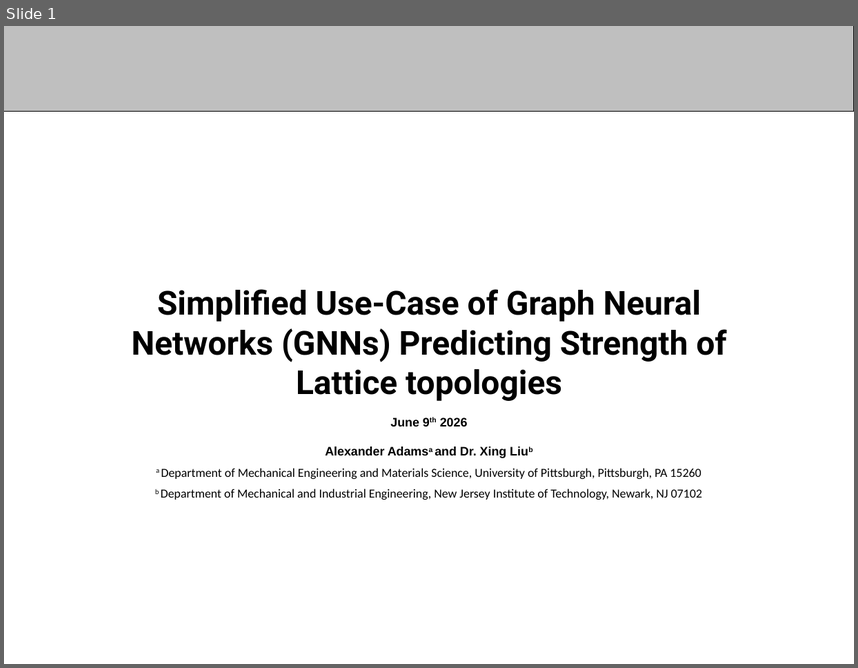
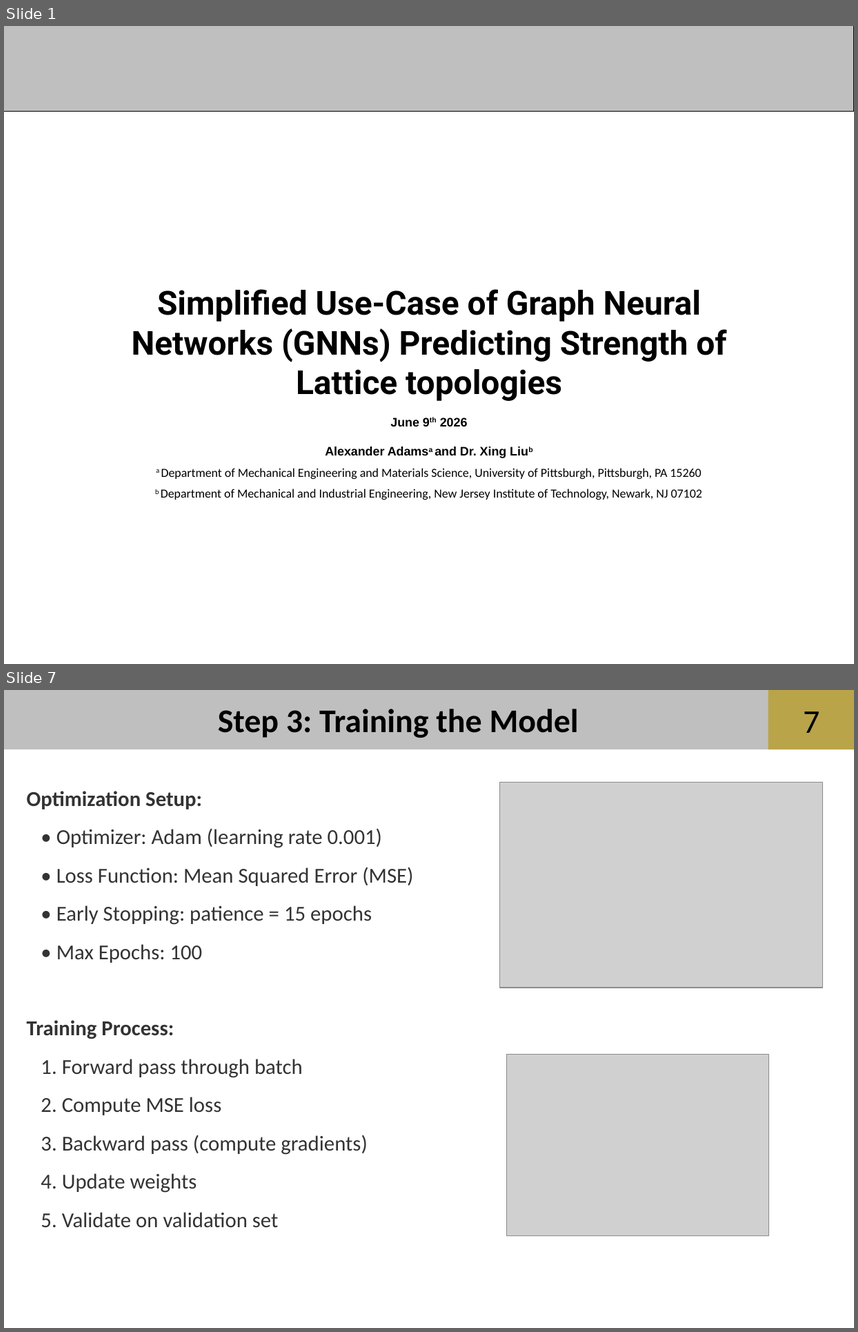
Before and after one commit to aadams2006/NSF-REU-Summer-26, a slide deck: powerpoints/6-2 REU - Copy.pptx. Shown one above the other, each under a label of ours: slide 1 before the commit, slides 1 and 7 after it; the slides between them are not shown. The pictures are 858x668 and 858x1332 pixels, drawn with LibreOffice and Linux fonts; fonts in the diff are those of the drawing; grey boxes stand for pictures; background and template pictures are left out. Boxes give left, top, right and bottom in pixels: in the first picture for what was removed or moved away, otherwise in the second. Text is boxed around its words. In the diff, an @@ line names an element or a change of style, - is before the commit and + after.

```diff
--- a/powerpoints/6-2 REU - Copy.pptx
+++ b/powerpoints/6-2 REU - Copy.pptx
@@ slide 7 added at (4,690,854,1328), background #FFFFFF; not listed: 2 template elements that a slide beside it also shows @@
@@ text added at (218,709,579,738), 28 pt, text #000000, bold @@
+Step 3: Training the Model
@@ page number added at (803,711,820,733), 28 pt, text #000000 @@
+7
@@ text added at (27,791,413,1228), 18 pt, text #333333 @@
+Optimization Setup:
+• Optimizer: Adam (learning rate 0.001)
+• Loss Function: Mean Squared Error (MSE)
+• Early Stopping: patience = 15 epochs
+• Max Epochs: 100
+Training Process:
+1. Forward pass through batch
+2. Compute MSE loss
+3. Backward pass (compute gradients)
+4. Update weights
+5. Validate on validation set
@@ picture added at (499,782,822,987) @@
@@ picture added at (507,1054,769,1235) @@
```
Also in this commit, not shown: 11 other slides added, 4 slides removed.
